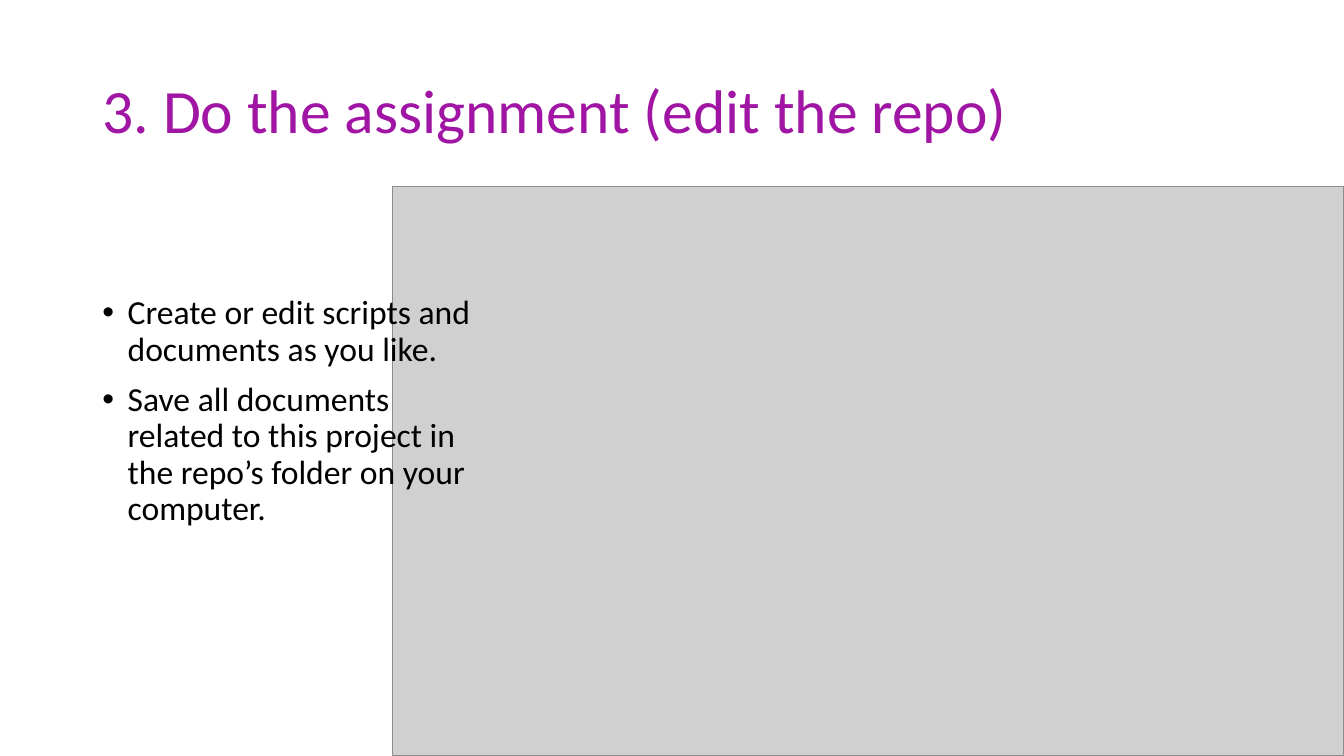
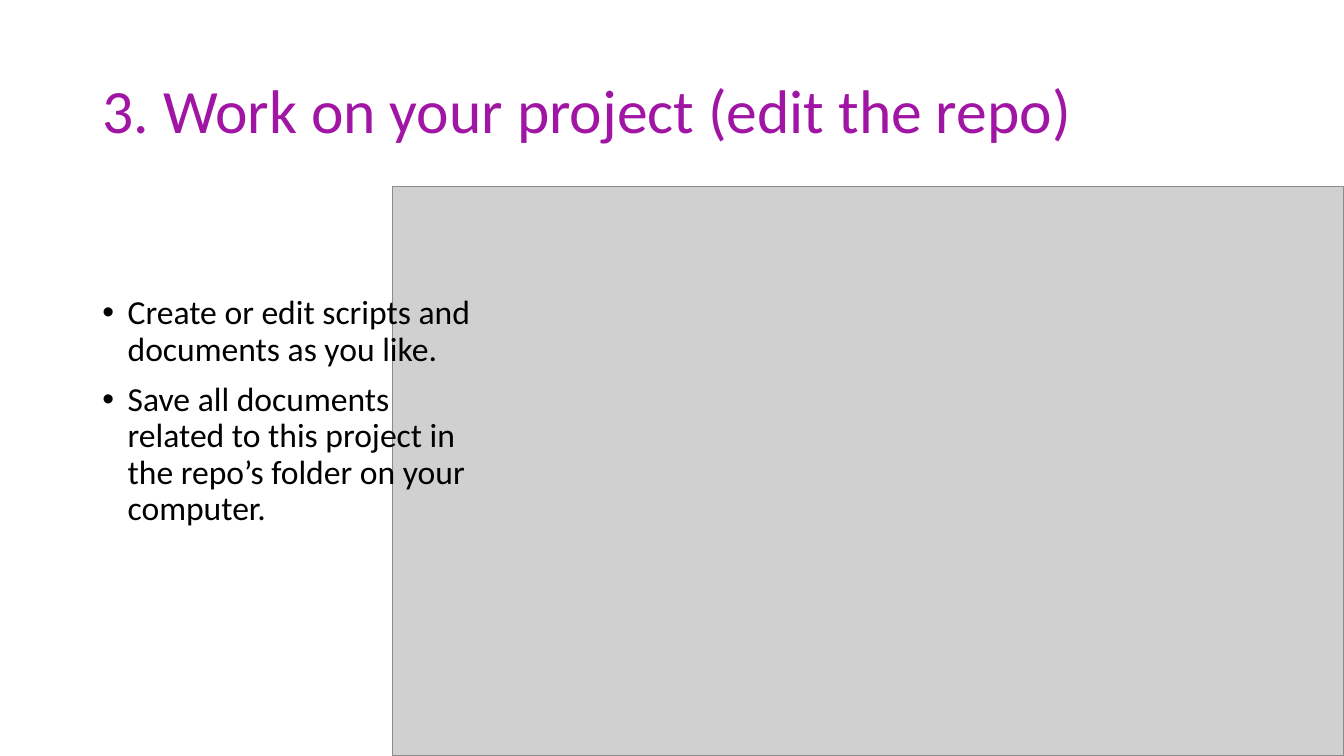
Before and after one commit to msu-econ-data-analytics/course-materials, a slide deck: slide 14 of lecture-slides/03-Productivity/Git_and_GitHub.pptx. Drawn at 1344x756 pixels with LibreOffice and Linux fonts; fonts in the diff are those of the drawing; grey boxes stand for pictures. Boxes give left, top, right and bottom in pixels: in the first picture for what was removed or moved away, otherwise in the second. Text is boxed around its words. In the diff, an @@ line names an element or a change of style, - is before the commit and + after.

```diff
--- a/lecture-slides/03-Productivity/Git_and_GitHub.pptx
+++ b/lecture-slides/03-Productivity/Git_and_GitHub.pptx
@@ title at <box>102,88,1071,144</box>: text changed @@
-3. Do the assignment (edit the repo)
+3. Work on your project (edit the repo)
```
Also in this commit, not shown: 2 other slides changed, 3 other files.
